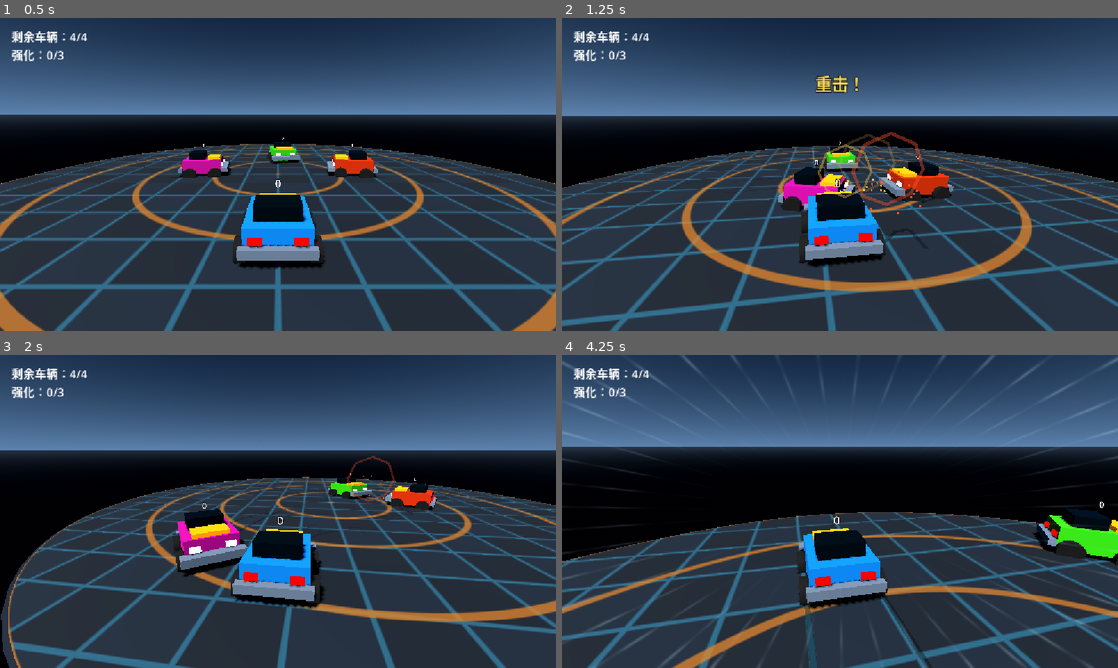
Above: before the commit, frames 1-4 (two rows, left to right).
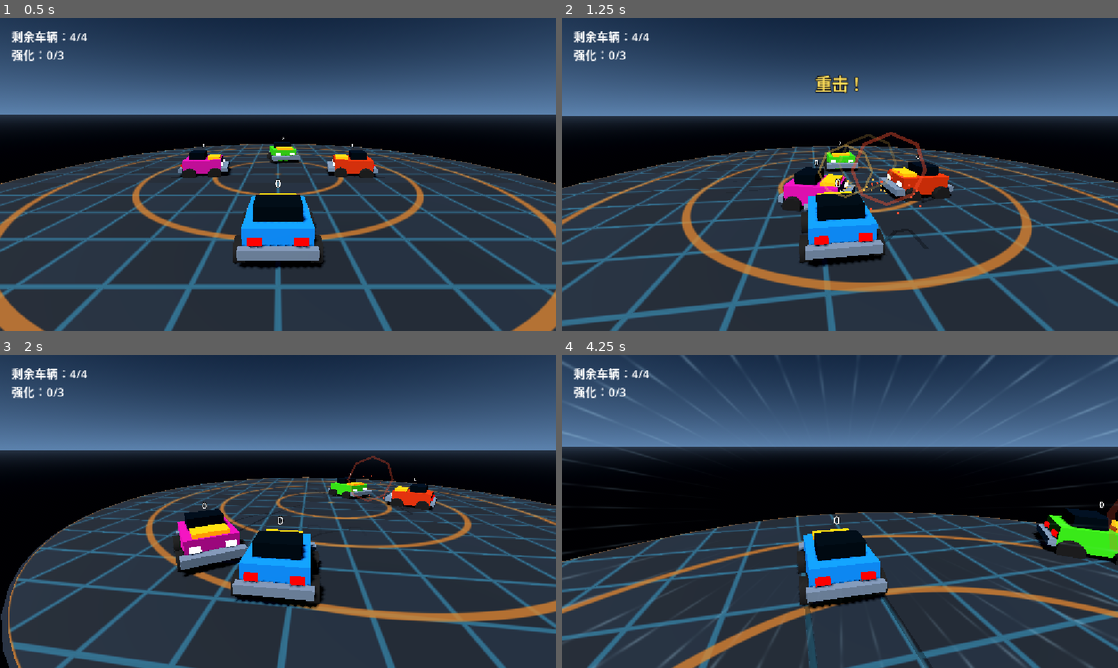
Above: after the commit, the same moments.

Repository: ekpan518/game
Game: Godot game, scene res://scenes/main/main.tscn
Two runs of this game, one before a commit and one after it. Both use one fixed random seed, a clock stepped at 60 frames per second and the inputs below.
Inputs (mouse positions are in pixels of both pictures, inside the frame that each line leads up to):
- Up to frame 1 (0.5 s): no input
- Up to frame 2 (1.25 s): tap Enter at 0.5, 0.6 s; move the mouse to (867, 174) at 0.52 s; hold W (drive_forward) from 0.53 s (still down); click (867, 174) at 0.67 s
- Up to frame 3 (2 s): keep holding W (drive_forward); move the mouse to (250, 511) at 1.27 s; tap Enter at 1.35 s
- Up to frame 4 (4.25 s): keep holding W (drive_forward); move the mouse to (851, 505) at 2.02 s; tap Enter at 2.1, 2.85, 3.6 s; move the mouse to (834, 517) at 2.77 s; click (834, 517) at 2.92 s; move the mouse to (878, 514) at 3.52 s

Frame 1 is identical in both runs. In frame 2, 0.3% of the frame differs, in the area x 46-66%, y 36-60%; in frame 3, less than 0.1%; in frame 4, 0.2%.

Commit message:
fix: face impact rings toward active camera

Diff:
--- a/scripts/effects/impact_burst.gd
+++ b/scripts/effects/impact_burst.gd
@@ -17,19 +17,31 @@
 var _ring_size := 1.0
 
 func _ready() -> void:
-	var ring_mesh := TorusMesh.new()
-	ring_mesh.inner_radius = 0.91
-	ring_mesh.outer_radius = 1.0
-	ring_mesh.rings = 8
-	ring_mesh.ring_segments = 24
+	var ring_source := TorusMesh.new()
+	ring_source.inner_radius = 0.91
+	ring_source.outer_radius = 1.0
+	ring_source.rings = 8
+	ring_source.ring_segments = 24
+	var ring_arrays := ring_source.surface_get_arrays(0)
+	var ring_rotation := Basis(Vector3.RIGHT, PI / 2.0)
+	var vertices: PackedVector3Array = ring_arrays[Mesh.ARRAY_VERTEX]
+	var normals: PackedVector3Array = ring_arrays[Mesh.ARRAY_NORMAL]
+	for index in vertices.size():
+		vertices[index] = ring_rotation * vertices[index]
+		normals[index] = ring_rotation * normals[index]
+	ring_arrays[Mesh.ARRAY_VERTEX] = vertices
+	ring_arrays[Mesh.ARRAY_NORMAL] = normals
+	var ring_mesh := ArrayMesh.new()
+	ring_mesh.add_surface_from_arrays(Mesh.PRIMITIVE_TRIANGLES, ring_arrays)
 	_ring_material = StandardMaterial3D.new()
 	_ring_material.shading_mode = BaseMaterial3D.SHADING_MODE_UNSHADED
 	_ring_material.transparency = BaseMaterial3D.TRANSPARENCY_ALPHA
 	_ring_material.no_depth_test = true
-	ring_mesh.material = _ring_material
+	_ring_material.billboard_mode = BaseMaterial3D.BILLBOARD_FIXED_Y
+	_ring_material.billboard_keep_scale = true
+	ring_mesh.surface_set_material(0, _ring_material)
 	ring.mesh = ring_mesh
 	ring.position.y = 0.85
-	ring.rotation.x = PI / 2.0
 	var spark_mesh := SphereMesh.new()
 	spark_mesh.radius = 0.035
 	spark_mesh.height = 0.07
--- a/tests/bumper/suites/test_game_feel.gd
+++ b/tests/bumper/suites/test_game_feel.gd
@@ -474,12 +474,18 @@
 
 func _test_impact_ring_visibility(tree: SceneTree, failures: Array[String]) -> void:
 	var scene: PackedScene = load(BURST_SCENE_PATH)
+	var side_camera := Camera3D.new()
+	tree.root.add_child(side_camera)
+	side_camera.global_position = Vector3(8.0, 1.5, 0.0)
+	side_camera.look_at(Vector3(0.0, 0.85, 0.0))
+	side_camera.make_current()
 	var bursts: Array[Node3D] = []
 	for tier in [ImpactFeedback.Tier.LIGHT, ImpactFeedback.Tier.HEAVY, ImpactFeedback.Tier.SMASH]:
 		var burst: Node3D = scene.instantiate()
 		tree.root.add_child(burst)
 		bursts.append(burst)
 	await tree.process_frame
+	_expect(tree.root.get_viewport().get_camera_3d() == side_camera, "Side-angle ring test must use the active camera", failures)
 	var colors: Array[Color] = []
 	for index in bursts.size():
 		var feedback := ImpactFeedback.new()
@@ -488,9 +494,12 @@
 		bursts[index].play(feedback)
 		var ring := bursts[index].get_node("Ring") as MeshInstance3D
 		var material := ring.get_active_material(0) as BaseMaterial3D
-		_expect(ring.mesh is TorusMesh and ring.visible, "Every tier must present a visible impact ring", failures)
+		_expect(ring.mesh != null and ring.visible, "Every tier must present a visible impact ring", failures)
 		_expect(material != null and material.no_depth_test, "Impact ring must remain visible through overlapping car geometry", failures)
-		_expect(absf(ring.global_basis.y.dot(Vector3.UP)) < 0.3 and ring.position.y >= 0.8, "Impact ring must face the player camera above car bodywork", failures)
+		_expect(ring.position.y >= 0.8, "Impact ring must stand above car bodywork", failures)
+		_expect(material != null and material.billboard_mode == BaseMaterial3D.BILLBOARD_FIXED_Y and material.billboard_keep_scale, "Impact ring must stay upright and retain tier size while facing a side-angle camera", failures)
+		var ring_bounds := ring.mesh.get_aabb().size
+		_expect(ring_bounds.z < ring_bounds.x * 0.2 and ring_bounds.y > ring_bounds.x * 0.8, "Billboarded ring geometry must lie in its local vertical XY plane", failures)
 		if material != null:
 			colors.append(material.albedo_color)
 	await tree.create_timer(0.075).timeout
@@ -504,6 +513,7 @@
 	_expect(not bursts[2].visible, "Smash ring must finish after the other tiers", failures)
 	for burst in bursts:
 		burst.queue_free()
+	side_camera.queue_free()
 	await tree.process_frame
 
 func _test_impact_audio(failures: Array[String]) -> void:
